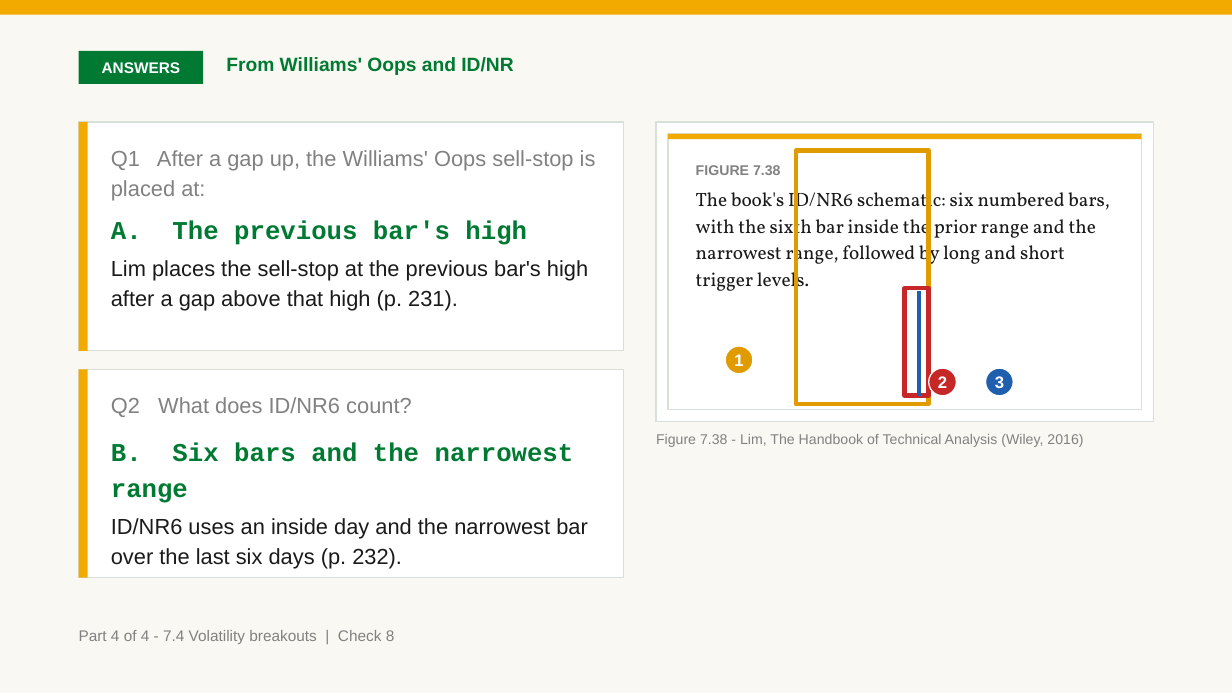
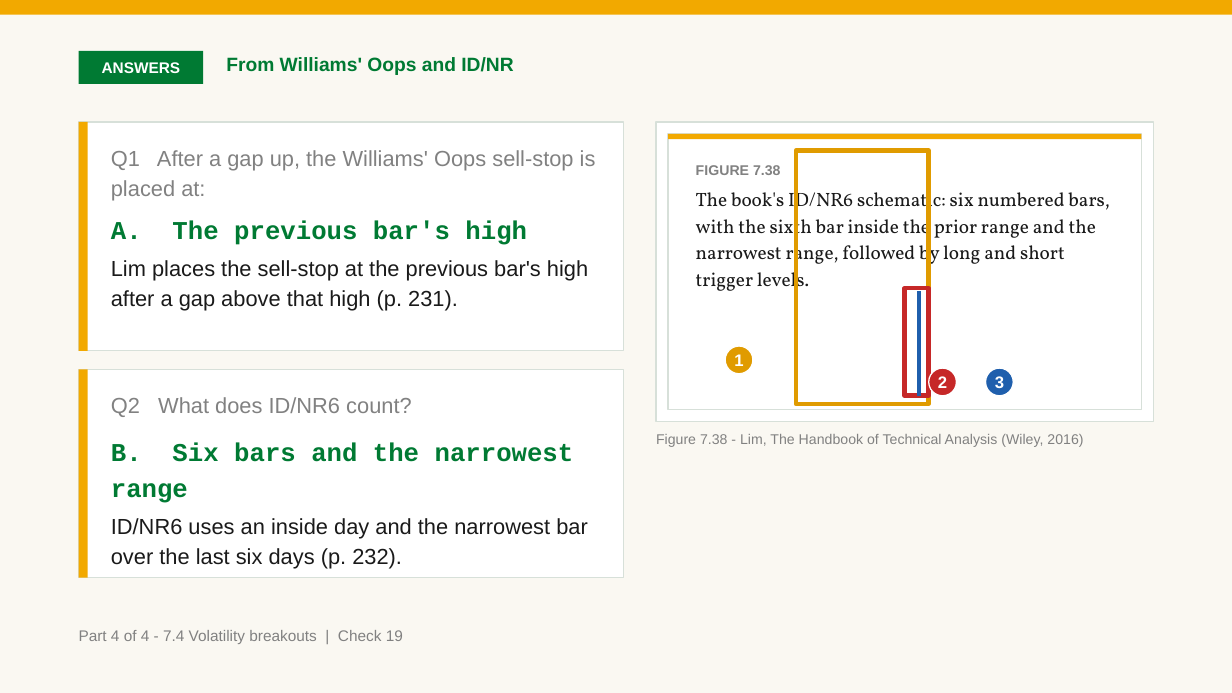
Before and after one commit to benjiesotelo-sudo/Telos_FIN1209, a slide deck: slide 115 of chapter-07/FIN1209-Chapter-07.pptx (slide 57 before the commit). Drawn at 1232x693 pixels with LibreOffice and Linux fonts; fonts in the diff are those of the drawing. Boxes give left, top, right and bottom in pixels: in the first picture for what was removed or moved away, otherwise in the second. Text is boxed around its words. In the diff, an @@ line names an element or a change of style, - is before the commit and + after.

```diff
--- a/chapter-07/FIN1209-Chapter-07.pptx
+++ b/chapter-07/FIN1209-Chapter-07.pptx
@@ text at (79, 630, 403, 644): text changed @@
-Part 4 of 4 - 7.4 Volatility breakouts | Check 8
+Part 4 of 4 - 7.4 Volatility breakouts | Check 19
```
Also in this commit, not shown: 25 other slides changed, 60 slides added, 2 slides removed, 2 other files.
